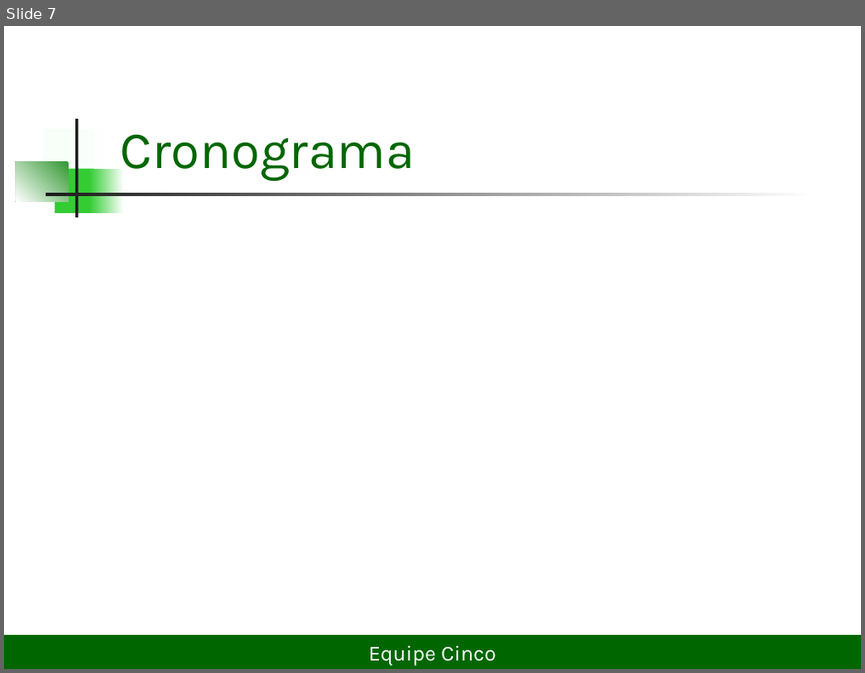
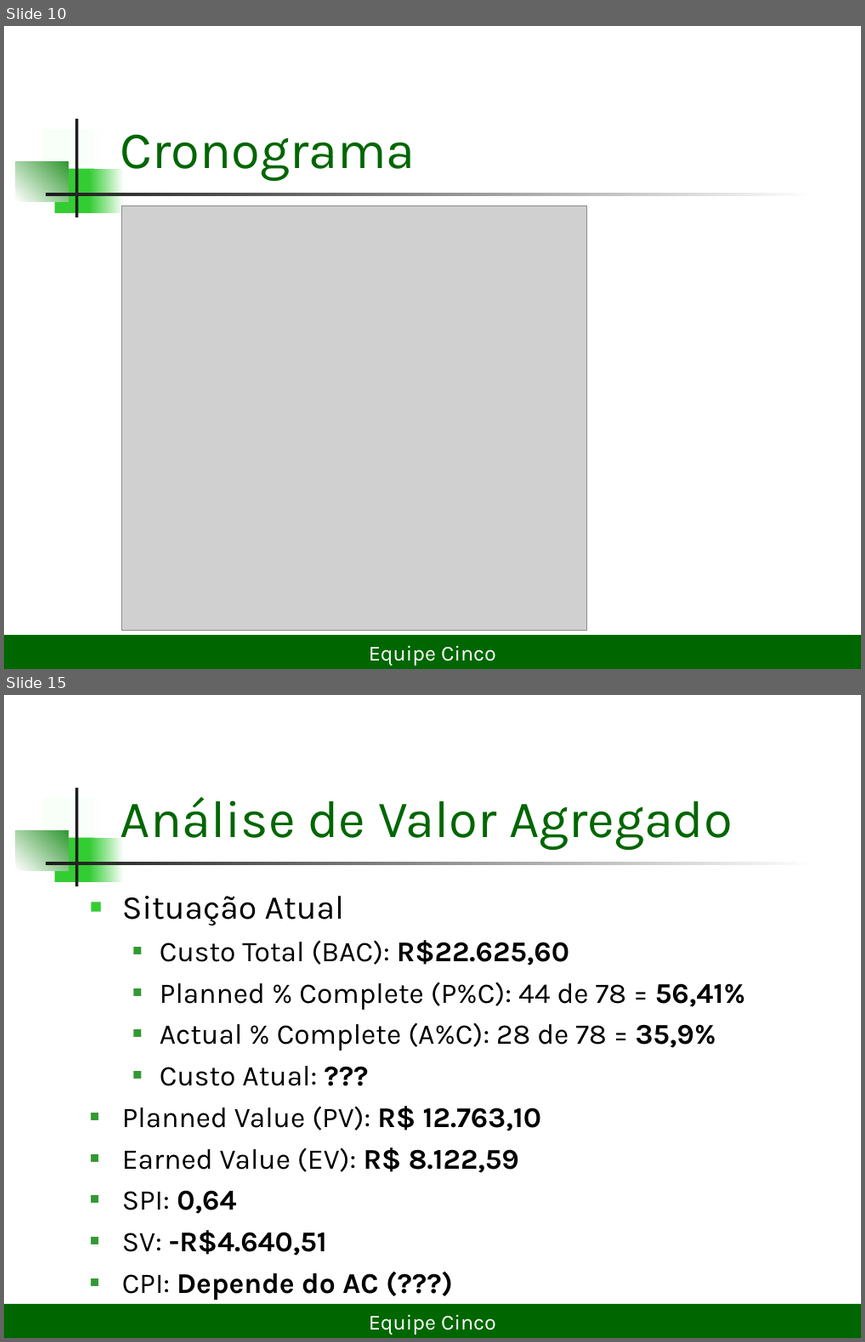
Before and after one commit to lDarthKill/xadrez-es2-compuff, a slide deck: Documentos/Projeto Xadrez.ppt. Shown one above the other, each under a label of ours: slide 7 before the commit, slides 10 and 15 after it; the slides between them are not shown. The pictures are 865x673 and 865x1342 pixels, drawn with LibreOffice and Linux fonts; fonts in the diff are those of the drawing; grey boxes stand for pictures. Boxes give left, top, right and bottom in pixels: in the first picture for what was removed or moved away, otherwise in the second. Text is boxed around its words. In the diff, an @@ line names an element or a change of style, - is before the commit and + after.

```diff
--- a/Documentos/Projeto Xadrez.ppt
+++ b/Documentos/Projeto Xadrez.ppt
@@ slide 15 added at <box>4,695,861,1338</box>, background #FFFFFF; not listed: 7 template elements that a slide beside it also shows @@
@@ title added at <box>120,797,732,850</box>, 44 pt, text #006600 @@
+Análise de Valor Agregado
@@ text added at <box>122,896,745,1255</box>, 24 pt, text #000000 @@
+■ Situação Atual
+  ■ Custo Total (BAC): R$22.625,60
+  ■ Planned % Complete (P%C): 44 de 78 = 56,41%
+  ■ Actual % Complete (A%C): 28 de 78 = 35,9%
+  ■ Custo Atual: ???
+■ Planned Value (PV): R$ 12.763,10
+■ Earned Value (EV): R$ 8.122,59
+■ SPI: 0,64
+■ SV: -R$4.640,51
+■ CPI: Depende do AC (???)
@@ rectangle added at <box>4,1304,861,1338</box>, fill #006600, 18 pt, text #FFFFFF @@
+Equipe Cinco
@@ what was slide 7 is now slide 10 @@
@@ slide 10 changed as well @@
@@ rectangle at <box>90,168,124,213</box>: fill gradient #FFFFFF to #33CC33 to gradient #33CC33 to #FFFFFF @@
@@ picture added at <box>122,206,587,631</box> @@
```
Also in this commit, not shown: 5 other slides changed, 10 other slides added, 1 slide removed, 6 other files.
